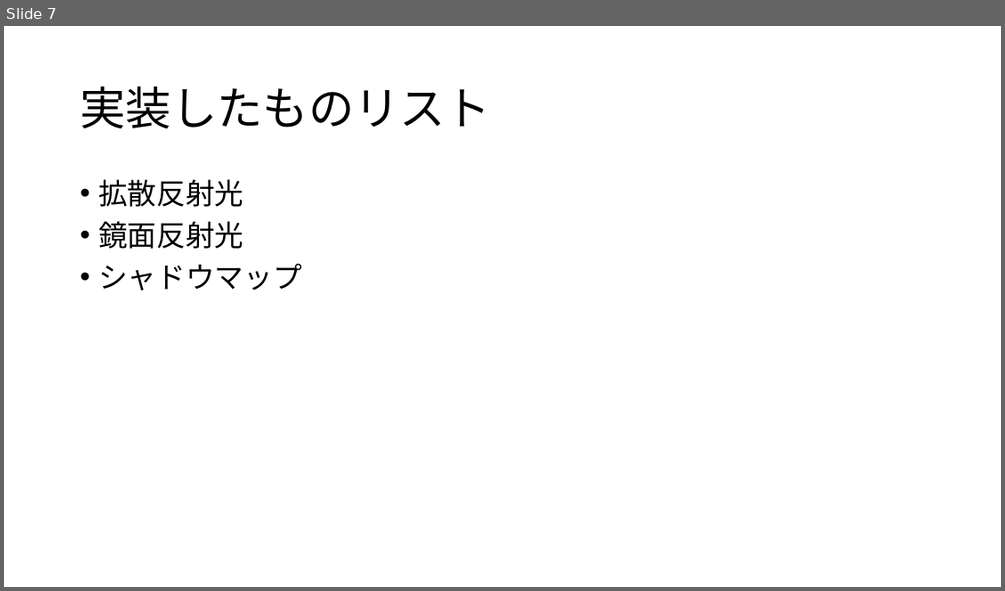
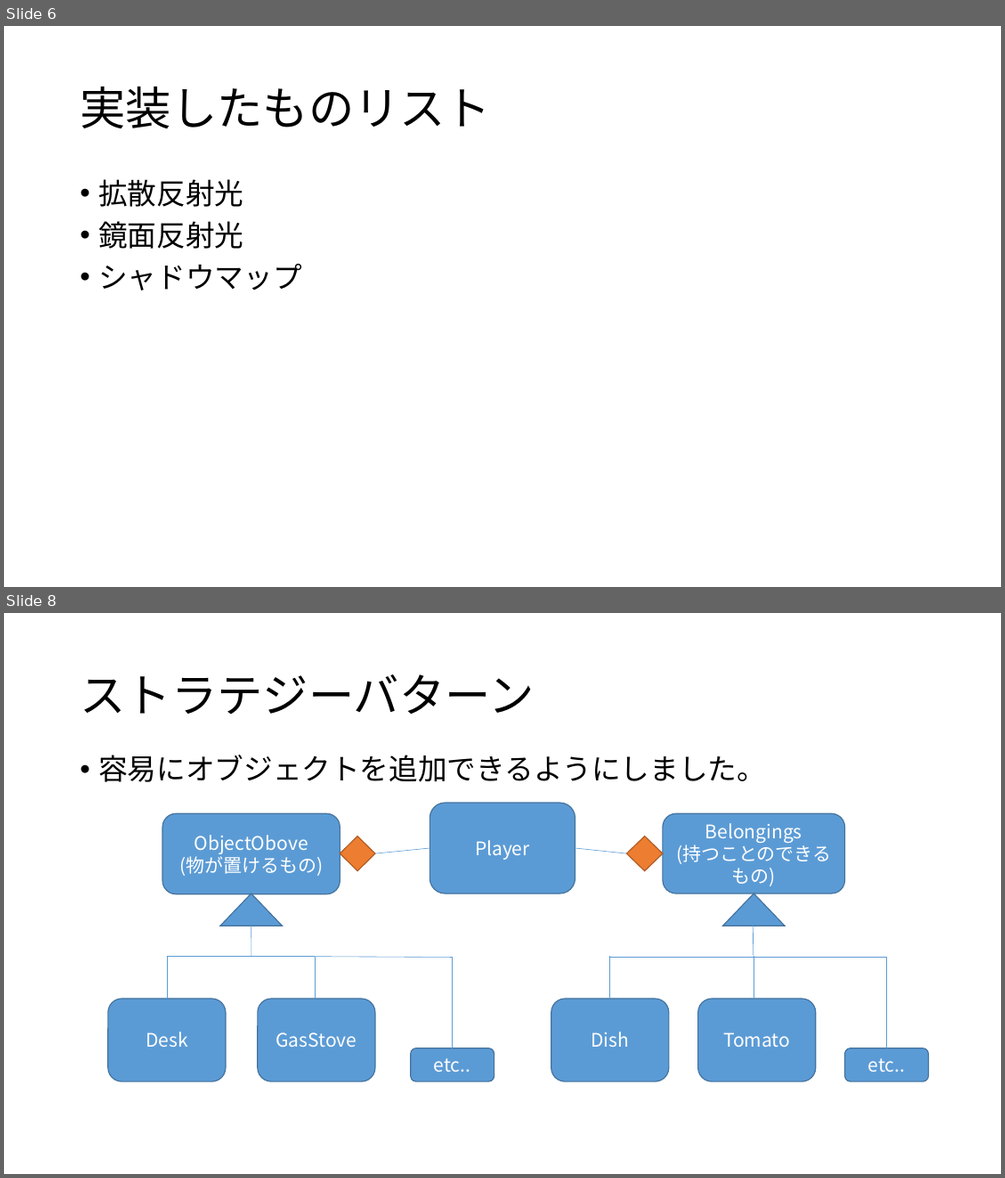
Before and after one commit to kyotento/KyotEngine, a slide deck: ポートフォリオ(仮).pptx. Shown one above the other, each under a label of ours: slide 7 before the commit, slides 6 and 8 after it; the slides between them are not shown. The pictures are 1005x591 and 1005x1178 pixels, drawn with LibreOffice and Linux fonts; fonts in the diff are those of the drawing. Boxes give left, top, right and bottom in pixels: in the first picture for what was removed or moved away, otherwise in the second. Text is boxed around its words. In the diff, an @@ line names an element or a change of style, - is before the commit and + after.

```diff
--- a/ポートフォリオ(仮).pptx
+++ b/ポートフォリオ(仮).pptx
@@ slide 8 added at [4,613,1001,1174], background #FFFFFF @@
@@ title added at [80,674,534,714], 44 pt, text #000000 @@
+ストラテジーバターン
@@ text added at [98,755,766,782], 28 pt, text #000000 @@
+• 容易にオブジェクトを追加できるようにしました。
@@ rounded rectangle added at [162,813,340,894], fill #5B9BD5, outline #43739E 1 pt, 18 pt, text #FFFFFF @@
+ObjectObove
+(物が置けるもの)
@@ rounded rectangle added at [430,803,575,893], fill #5B9BD5, outline #43739E 1 pt, 18 pt, text #FFFFFF @@
+Player
@@ rounded rectangle added at [663,813,845,893], fill #5B9BD5, outline #43739E 1 pt, 18 pt, text #FFFFFF @@
+Belongings
+(持つことのできるもの)
@@ diamond added at [340,835,375,871], fill #ED7D31, outline #AF5C24 1 pt @@
@@ line added from (375, 854) to (430, 848), #5B9BD5 0.5 pt @@
@@ line added from (575, 848) to (627, 854), #5B9BD5 0.5 pt @@
@@ diamond added at [627,835,663,871], fill #ED7D31, outline #AF5C24 1 pt @@
@@ triangle added at [220,893,283,925], fill #5B9BD5, outline #43739E 1 pt @@
@@ triangle added at [722,893,785,925], fill #5B9BD5, outline #43739E 1 pt @@
@@ line added from (251, 925) to (251, 957), #5B9BD5 0.5 pt @@
@@ line added from (753, 925) to (753, 956), #5B9BD5 0.5 pt @@
@@ line added from (167, 957) to (315, 957), #5B9BD5 0.5 pt @@
@@ line added from (167, 998) to (167, 957), #5B9BD5 0.5 pt @@
@@ line added from (315, 998) to (315, 957), #5B9BD5 0.5 pt @@
@@ line added from (315, 957) to (453, 957), #5B9BD5 0.5 pt @@
@@ line added from (453, 1048) to (453, 957), #5B9BD5 0.5 pt @@
@@ line added from (609, 997) to (609, 956), #5B9BD5 0.5 pt @@
@@ line added from (886, 957) to (610, 957), #5B9BD5 0.5 pt @@
@@ line added from (754, 997) to (754, 956), #5B9BD5 0.5 pt @@
@@ line added from (886, 1049) to (886, 957), #5B9BD5 0.5 pt @@
@@ rounded rectangle added at [108,998,226,1081], fill #5B9BD5, outline #43739E 1 pt, 18 pt, text #FFFFFF @@
+Desk
@@ rounded rectangle added at [258,998,375,1081], fill #5B9BD5, outline #43739E 1 pt, 18 pt, text #FFFFFF @@
+GasStove
@@ rounded rectangle added at [551,998,669,1081], fill #5B9BD5, outline #43739E 1 pt, 18 pt, text #FFFFFF @@
+Dish
@@ rounded rectangle added at [698,998,816,1081], fill #5B9BD5, outline #43739E 1 pt, 18 pt, text #FFFFFF @@
+Tomato
@@ rounded rectangle added at [411,1048,494,1082], fill #5B9BD5, outline #43739E 1 pt, 18 pt, text #FFFFFF @@
+etc..
@@ rounded rectangle added at [845,1048,929,1082], fill #5B9BD5, outline #43739E 1 pt, 18 pt, text #FFFFFF @@
+etc..
@@ what was slide 7 is now slide 6 @@
```
Also in this commit, not shown: 3 slides changed, 3 other slides added, 3 slides removed, 4 other files.
